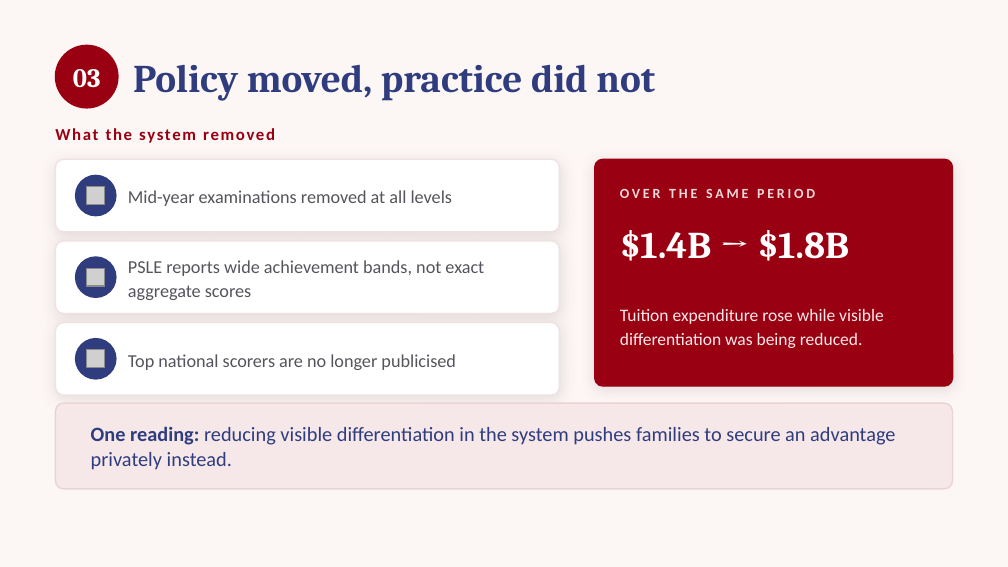
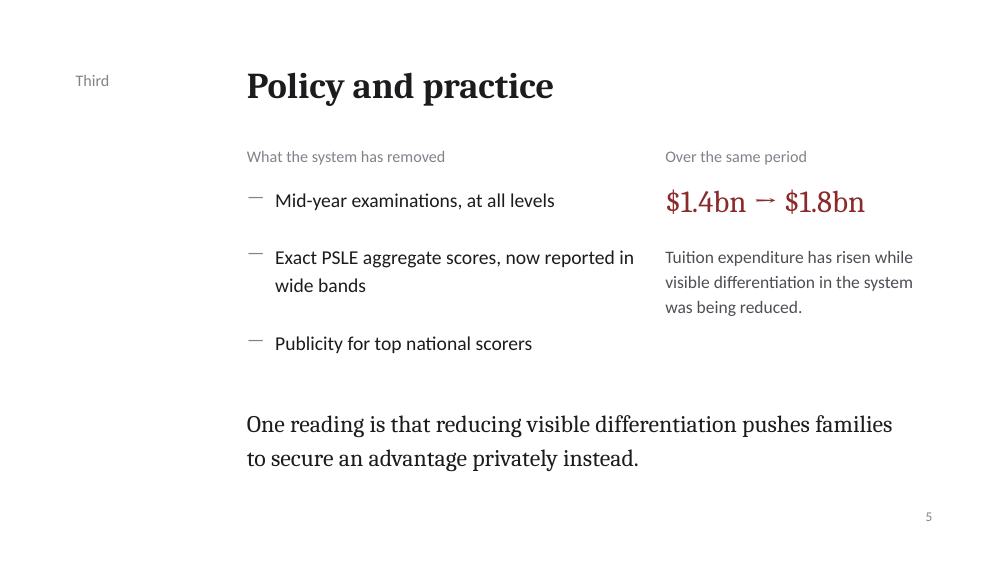
Before and after one commit to nomnomsnom/factor-extractor, a slide deck: slide 5 of slides/singapore-tuition-culture.pptx. Drawn at 1008x567 pixels with LibreOffice and Linux fonts; fonts in the diff are those of the drawing; grey boxes stand for pictures. Boxes give left, top, right and bottom in pixels: in the first picture for what was removed or moved away, otherwise in the second. Text is boxed around its words. In the diff, an @@ line names an element or a change of style, - is before the commit and + after.

```diff
--- a/slides/singapore-tuition-culture.pptx
+++ b/slides/singapore-tuition-culture.pptx
@@ background #FCF6F5 to #FFFFFF @@
@@ ellipse removed at (55, 45, 118, 108) @@
@@ text removed at (73, 69, 101, 88) @@
-03
@@ text added at (76, 75, 110, 86), 11.5 pt, text #82828A @@
+Third
@@ text at (247, 72, 555, 106): text changed; size 28 to 26 pt; text colour #2F3C7E to #1C1C1E @@
-Policy moved, practice did not
+Policy and practice
@@ rounded rectangle removed at (55, 159, 559, 232) @@
@@ ellipse removed at (76, 175, 116, 216) @@
@@ text at (247, 151, 445, 165): text changed; size 12 to 11.5 pt; text colour #990011 to #82828A; bold off @@
-What the system removed
+What the system has removed
@@ rounded rectangle removed at (595, 159, 953, 386) @@
@@ text at (665, 151, 807, 165): text changed; size 10 to 11.5 pt; text colour #F0D8DA to #82828A; bold off @@
-OVER THE SAME PERIOD
+Over the same period
@@ picture removed at (87, 186, 105, 205) @@
@@ text added at (247, 183, 272, 214), 14 pt, text #82828A @@
+—
@@ text at (275, 193, 555, 210): text changed; size 13 to 14 pt; text colour #55545C to #1C1C1E @@
-Mid-year examinations removed at all levels
+Mid-year examinations, at all levels
@@ text at (665, 189, 865, 214): text changed; size 27 to 22 pt; text colour #FFFFFF to #8A2A2A; bold off @@
-$1.4B → $1.8B
+$1.4bn → $1.8bn
@@ rounded rectangle removed at (55, 241, 559, 313) @@
@@ ellipse removed at (76, 257, 116, 297) @@
@@ picture removed at (87, 268, 105, 286) @@
@@ text removed at (128, 260, 484, 300) @@
-PSLE reports wide achievement bands, not exact aggregate scores
@@ text added at (247, 240, 272, 270), 14 pt, text #82828A @@
+—
@@ text added at (275, 250, 634, 292), 14 pt, text #1C1C1E @@
+Exact PSLE aggregate scores, now reported in wide bands
@@ text at (665, 251, 913, 316): text changed; text colour #FBE9EA to #4E4E55 @@
-Tuition expenditure rose while visible differentiation was being reduced.
+Tuition expenditure has risen while visible differentiation in the system was being reduced.
@@ rounded rectangle removed at (55, 323, 559, 395) @@
@@ text added at (247, 327, 272, 357), 14 pt, text #82828A @@
+—
@@ vertical alignment middle to top in 8 elements at (665, 151, 807, 165), (247, 415, 892, 472), (275, 193, 555, 210), (247, 151, 445, 165), (665, 251, 913, 316), (247, 72, 555, 106), (665, 189, 865, 214), (275, 336, 533, 353) @@
@@ ellipse removed at (76, 339, 116, 379) @@
@@ picture removed at (87, 350, 105, 368) @@
@@ text at (275, 336, 533, 353): text changed; size 13 to 14 pt; text colour #55545C to #1C1C1E @@
-Top national scorers are no longer publicised
+Publicity for top national scorers
@@ rounded rectangle removed at (55, 403, 953, 489) @@
@@ text at (247, 415, 892, 472): text changed; size 14.5 to 17 pt; font Calibri to Cambria; text colour #2F3C7E to #1C1C1E @@
-One reading: reducing visible differentiation in the system pushes families to secure an advantage privately instead.
+One reading is that reducing visible differentiation pushes families to secure an advantage privately instead.
@@ text added at (926, 512, 933, 521), 9.5 pt, text #82828A @@
+5
```
Also in this commit, not shown: 5 other slides changed, 1 slide added, 1 slide removed, 1 other file.
